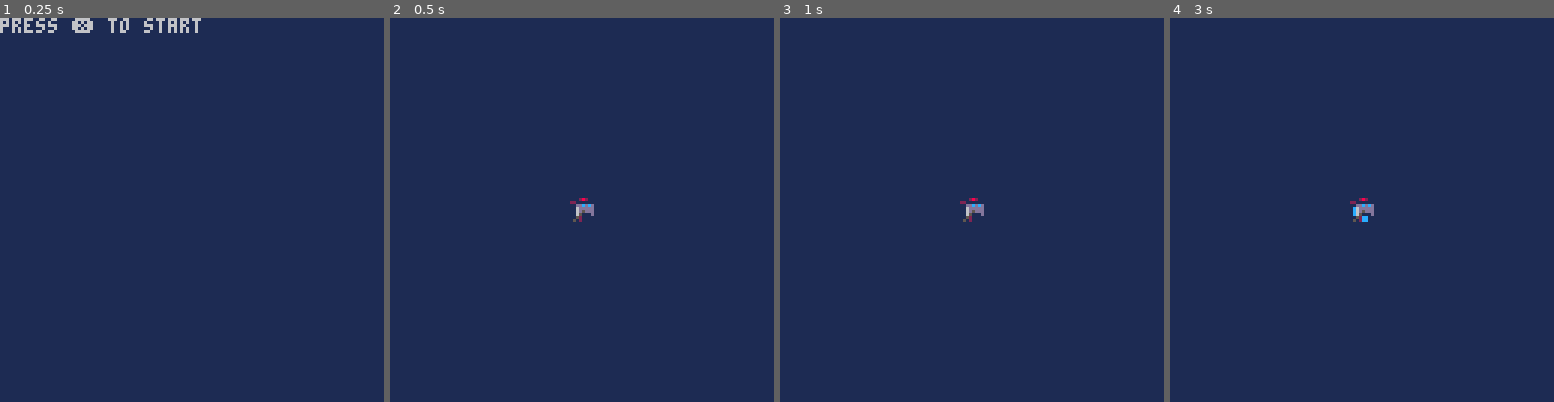
Above: before the commit, frames 1-4 (left to right).
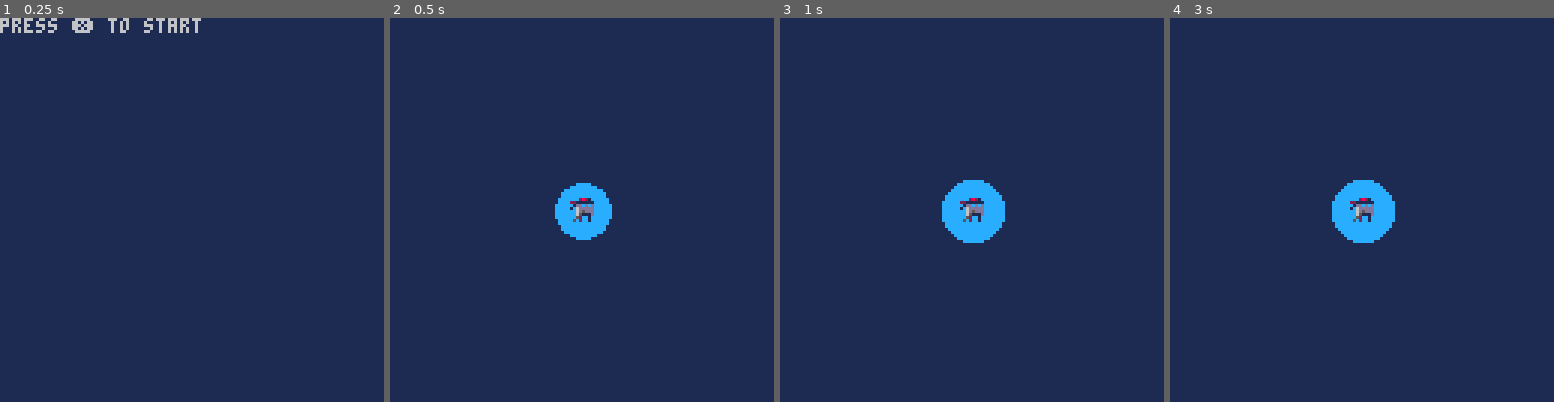
Above: after the commit, the same moments.

Repository: zothynine/toyboxjam
Game: PICO-8 cartridge abduction_center.p8
Same seed, same stepped clock (60 frames per second), same inputs: the game is played once before the commit and once after it.
Inputs:
- Up to frame 1 (0.25 s): no input
- Up to frame 2 (0.5 s): tap X (X key) at 0.33 s
- Up to frame 3 (1 s): no input
- Up to frame 4 (3 s): tap X (X key) at 1.07, 1.85, 2.97 s

Frame 1 is identical in both runs. In frame 2, 1.4% of the frame differs, in the area x 42-58%, y 42-58%; in frame 3, 1.9%, in the area x 42-59%, y 42-59%; in frame 4, 1.8%.

Commit message:
Change zone animation

Diff:
--- a/abduction_center.p8
+++ b/abduction_center.p8
@@ -16,7 +16,8 @@
   zone={
     x=64,
     y=64,
-    r=0
+    r=0,
+    ts=10 --target size
   }
 
   player={
@@ -25,8 +26,8 @@
     w=8,
     h=8,
     idle={128,129},
-    si=1,
-    s=0
+    ai=1, --animation index
+    si=0 --sprite index
   }
 end
 
@@ -56,9 +57,10 @@
 end
 
 function udt_zone()
-  zone.x=64
-  zone.y=64
-  zone.r=min(flr(t()),10)
+  local _z=zone
+  _z.x=64
+  _z.y=64
+  if (_z.r<10) _z.r+=1
 end
 
 function udt_player(ani)
@@ -90,7 +92,7 @@
 
 function drw_player(s)
   local _p=player
-  spr(_p.s,_p.x-_p.w/2,_p.y-_p.h/2)
+  spr(_p.si,_p.x-_p.w/2,_p.y-_p.h/2)
 end
 
 
@@ -100,9 +102,9 @@
 function animate(thing,ani)
   local _t=thing
   local _ani=_t[ani] or _t["idle"]
-  _t.s=_ani[_t.si]
-  if (f%15==0) _t.si+=1
-  if (_t.si>#_ani) _t.si=1
+  _t.si=_ani[_t.ai]
+  if (f%15==0) _t.ai+=1
+  if (_t.ai>#_ani) _t.ai=1
 end
 
 ------------------------------
